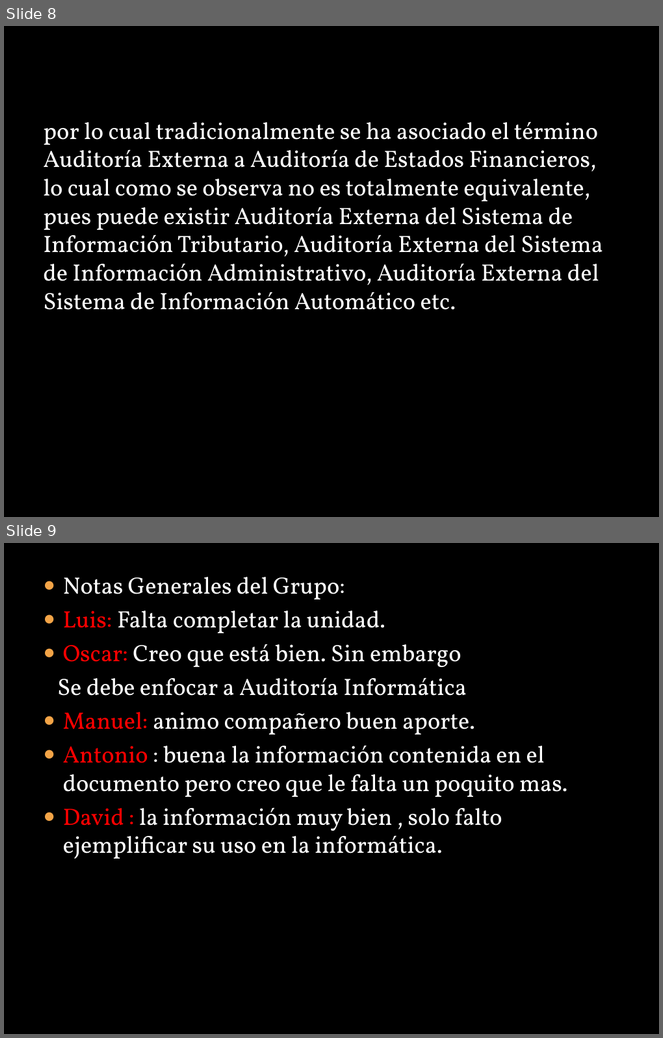
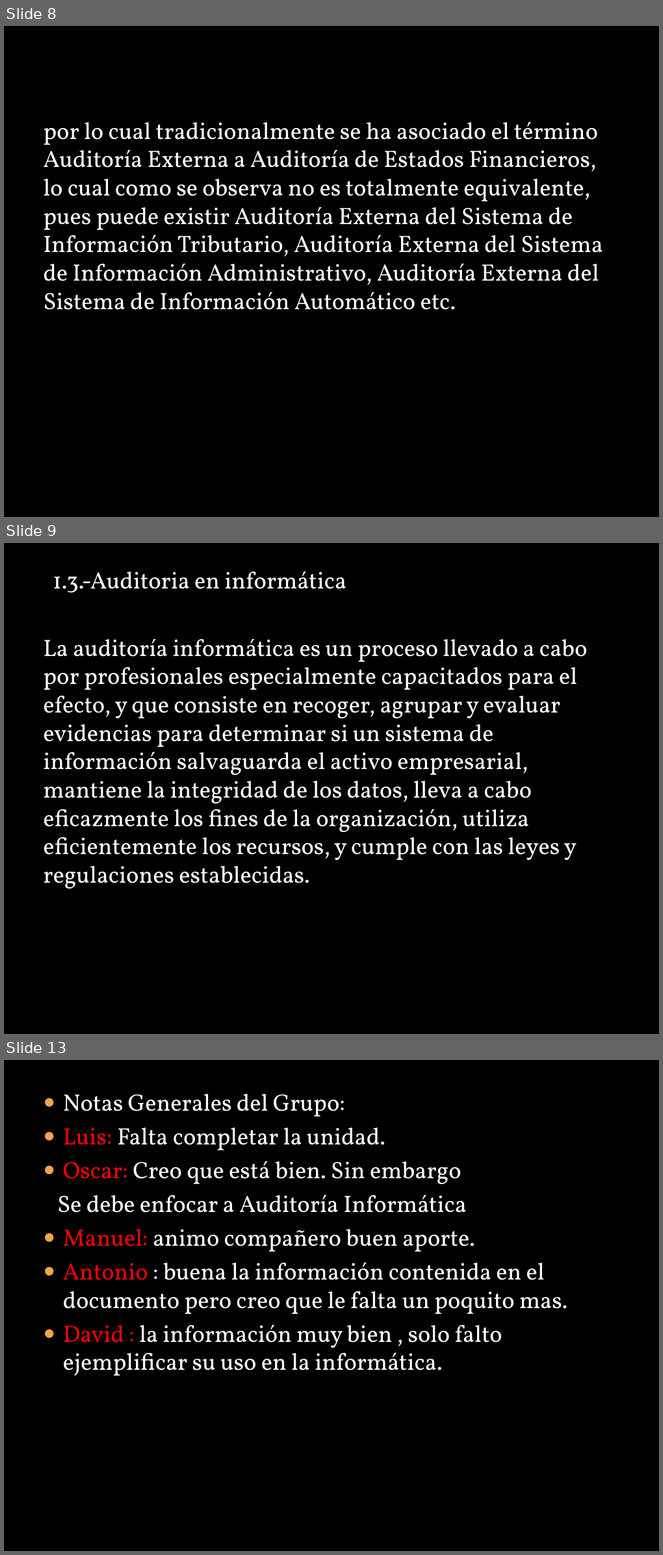
Before and after one commit to lc850/auditoria, a slide deck: HECTOR.pptx. Shown one above the other, each under a label of ours: slides 8 and 9 before the commit, slides 8, 9 and 13 after it; the slides between them are not shown. The pictures are 663x1038 and 663x1555 pixels, drawn with LibreOffice and Linux fonts; fonts in the diff are those of the drawing; background and template pictures are left out. Boxes give left, top, right and bottom in pixels: in the first picture for what was removed or moved away, otherwise in the second. Text is boxed around its words. In the diff, an @@ line names an element or a change of style, - is before the commit and + after.

```diff
--- a/HECTOR.pptx
+++ b/HECTOR.pptx
@@ slide 9 added at (4, 543, 659, 1034), background picture (left out) @@
@@ text added at (43, 571, 588, 889), 26 pt, text #FFFFFF @@
+1.3.-Auditoria en informática
+La auditoría informática es un proceso llevado a cabo por profesionales especialmente capacitados para el efecto, y que consiste en recoger, agrupar y evaluar evidencias para determinar si un sistema de información salvaguarda el activo empresarial, mantiene la integridad de los datos, lleva a cabo eficazmente los fines de la organización, utiliza eficientemente los recursos, y cumple con las leyes y regulaciones establecidas.
@@ what was slide 9 is now slide 13 @@
```
Also in this commit, not shown: 1 slide changed, 3 other slides added.
